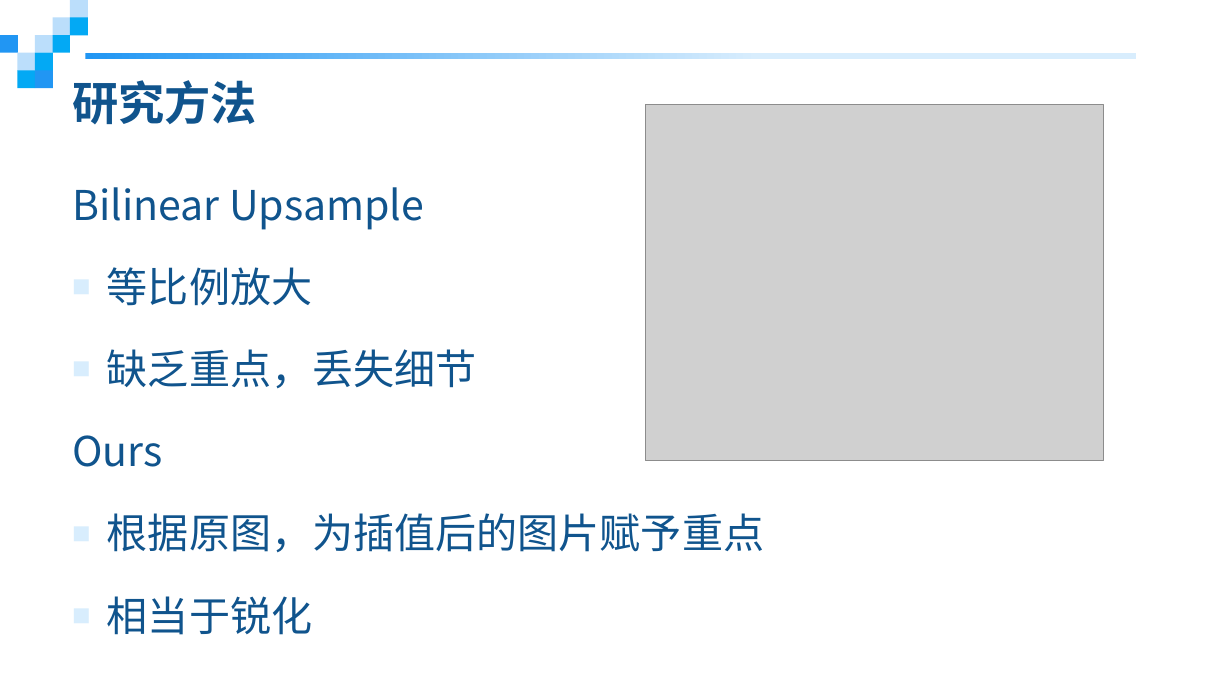
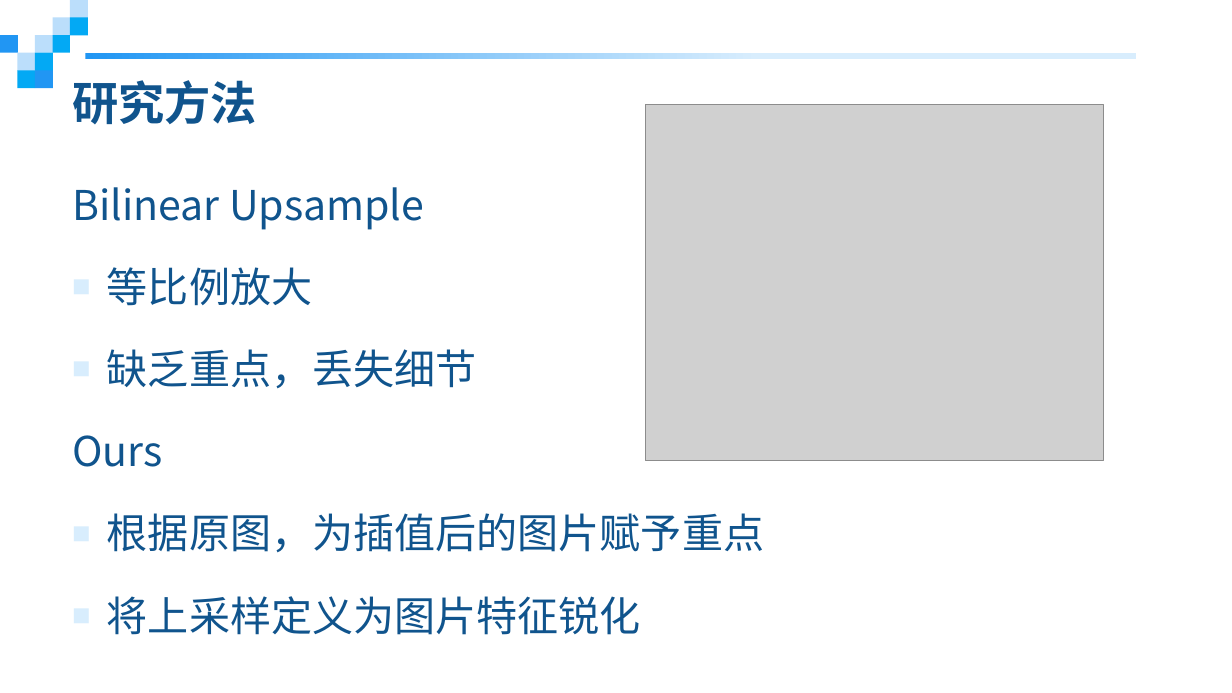
Before and after one commit to oahzxl/Rezolution, a slide deck: slide 4 of 文档/20210608.pptx. Drawn at 1232x693 pixels with LibreOffice and Linux fonts; fonts in the diff are those of the drawing; grey boxes stand for pictures. Boxes give left, top, right and bottom in pixels: in the first picture for what was removed or moved away, otherwise in the second. Text is boxed around its words. In the diff, an @@ line names an element or a change of style, - is before the commit and + after.

```diff
--- a/文档/20210608.pptx
+++ b/文档/20210608.pptx
@@ text at <box>107,596,641,635</box>: text changed @@
-■ 相当于锐化
+■ 将上采样定义为图片特征锐化
```
Also in this commit, not shown: 4 other slides changed, 5 slides added, 1 slide removed, 21 other files.
